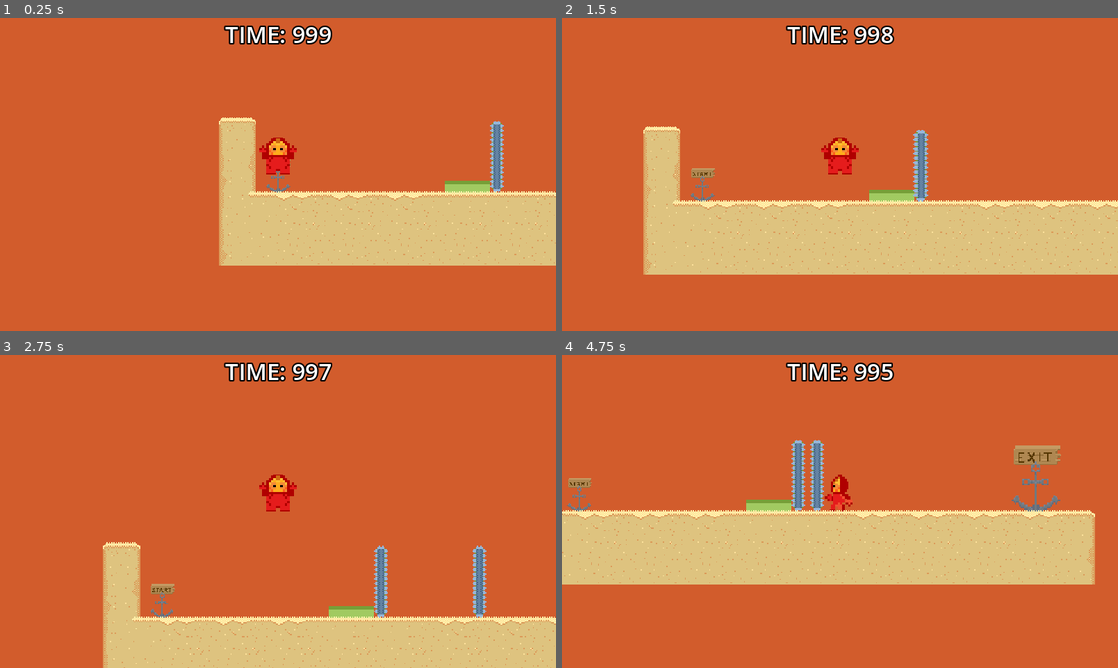
Above: before the commit, frames 1-4 (two rows, left to right).
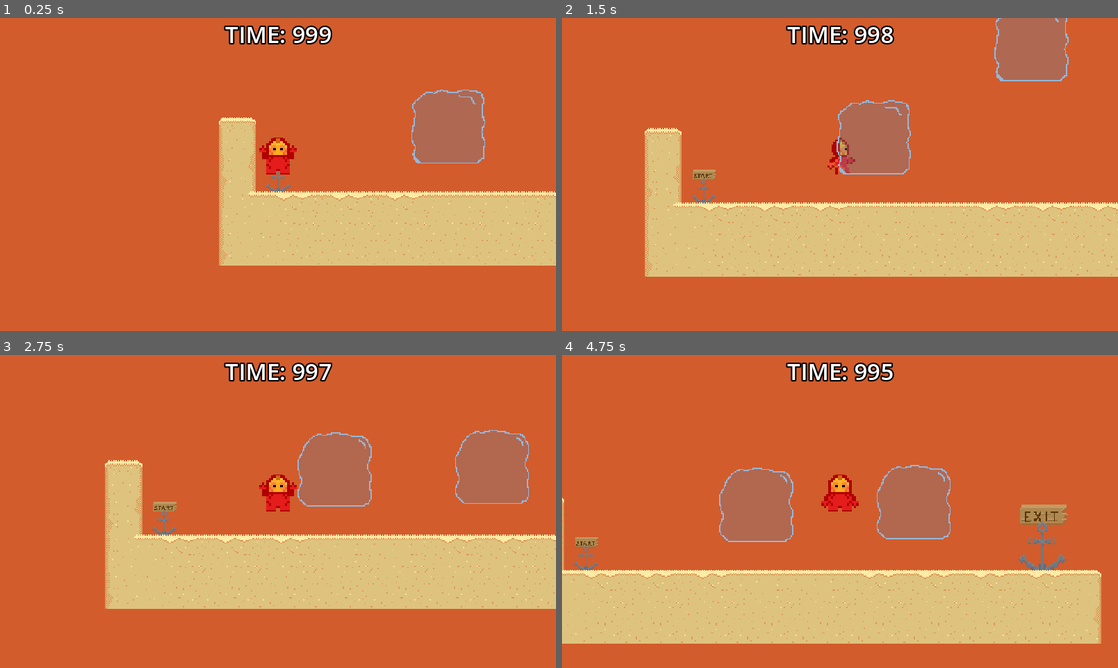
Above: after the commit, the same moments.

Repository: Splashy-Inc/splash-pack-1
Game: Godot game, scene res://SCENE/playground.tscn
Same seed, same stepped clock (60 frames per second), same inputs: the game is played once before the commit and once after it. This scene is started directly instead of the project's main scene.
Inputs:
- Up to frame 1 (0.25 s): no input
- Up to frame 2 (1.5 s): hold D (move_right) from 0.53 s (still down); tap W (jump) at 0.6, 0.77, 1.07, 1.35 s
- Up to frame 3 (2.75 s): tap W (jump) at 1.52, 1.82, 2.1 s; release D (move_right) at 2.03 s; hold A (move_left) from 2.03 s (still down)
- Up to frame 4 (4.75 s): release A (move_left) at 2.78 s; hold D (move_right) 2.78-4.28 s; tap W (jump) at 2.85, 3.02, 3.32, 3.6, 3.77, 4.07, 4.35, 4.52 s; hold A (move_left) from 4.28 s (still down)

The runs differ from the first frame. In frame 1, 3.6% of the frame differs, in the area x 74-91%, y 22-56%; in frame 2, 9.9%; in frame 3, 39%; in frame 4, 44%, in the area x 0-97%, y 27-93%.

Commit message:
Bubble collision working

Diff:
--- a/ASTRONAUT GAME/SCENE/bubble.tscn
+++ b/ASTRONAUT GAME/SCENE/bubble.tscn
@@ -20,8 +20,7 @@
 [sub_resource type="RectangleShape2D" id="RectangleShape2D_rgr1v"]
 size = Vector2(49, 1)
 
-[node name="Bubble" type="RigidBody2D"]
-gravity_scale = 0.0
+[node name="Bubble" type="StaticBody2D"]
 
 [node name="AnimatedSprite2D" type="AnimatedSprite2D" parent="."]
 sprite_frames = SubResource("SpriteFrames_ysj8y")
@@ -29,6 +28,7 @@
 frame_progress = 0.692984
 
 [node name="CollisionShape2D" type="CollisionShape2D" parent="."]
-position = Vector2(0.5, 31.5)
+position = Vector2(0.5, 31)
 shape = SubResource("RectangleShape2D_rgr1v")
 one_way_collision = true
+one_way_collision_margin = 10.0
--- a/ASTRONAUT GAME/SCENE/playground.tscn
+++ b/ASTRONAUT GAME/SCENE/playground.tscn
@@ -8,10 +8,26 @@
 [ext_resource type="PackedScene" uid="uid://de5ui441h8jdk" path="res://SCENE/player.tscn" id="6_xstnj"]
 [ext_resource type="PackedScene" uid="uid://cksr5brjbu80q" path="res://SCENE/death_zone.tscn" id="7_b3ep0"]
 [ext_resource type="PackedScene" uid="uid://b7s2kk15xecal" path="res://SCENE/tile_map_O1.tscn" id="8_kbi16"]
-[ext_resource type="PackedScene" uid="uid://d0fhxtivg7sha" path="res://spike_wall.tscn" id="8_mggld"]
-[ext_resource type="PackedScene" uid="uid://cp3kjiywwu83x" path="res://SCENE/jump_pad.tscn" id="9_ill3w"]
+[ext_resource type="PackedScene" uid="uid://ckra64lrageiy" path="res://SCENE/bubble.tscn" id="8_rxba8"]
 
-[sub_resource type="Animation" id="Animation_i6g7l"]
+[sub_resource type="Animation" id="Animation_tkohn"]
+resource_name = "new_animation"
+length = 2.0
+loop_mode = 1
+tracks/0/type = "value"
+tracks/0/imported = false
+tracks/0/enabled = true
+tracks/0/path = NodePath(".:position")
+tracks/0/interp = 1
+tracks/0/loop_wrap = false
+tracks/0/keys = {
+"times": PackedFloat32Array(0, 0.5, 2),
+"transitions": PackedFloat32Array(1, 1, 1),
+"update": 0,
+"values": [Vector2(318, 176), Vector2(318, 176), Vector2(318, 19)]
+}
+
+[sub_resource type="Animation" id="Animation_oqlvj"]
 length = 0.001
 tracks/0/type = "value"
 tracks/0/imported = false
@@ -23,30 +39,13 @@
 "times": PackedFloat32Array(0),
 "transitions": PackedFloat32Array(1),
 "update": 0,
-"values": [Vector2(259, 179)]
+"values": [Vector2(327, 176)]
 }
 
-[sub_resource type="Animation" id="Animation_mutb7"]
-resource_name = "new_animation"
-length = 3.0
-loop_mode = 1
-tracks/0/type = "value"
-tracks/0/imported = false
-tracks/0/enabled = true
-tracks/0/path = NodePath(".:position")
-tracks/0/interp = 1
-tracks/0/loop_wrap = true
-tracks/0/keys = {
-"times": PackedFloat32Array(0, 1.5),
-"transitions": PackedFloat32Array(1, 1),
-"update": 0,
-"values": [Vector2(326, 179), Vector2(223, 179)]
-}
-
-[sub_resource type="AnimationLibrary" id="AnimationLibrary_3vmdh"]
+[sub_resource type="AnimationLibrary" id="AnimationLibrary_6nusb"]
 _data = {
-"RESET": SubResource("Animation_i6g7l"),
-"new_animation": SubResource("Animation_mutb7")
+"RESET": SubResource("Animation_oqlvj"),
+"new_animation": SubResource("Animation_tkohn")
 }
 
 [node name="Playground" type="Node2D"]
@@ -71,22 +70,19 @@
 
 [node name="Traps" type="Node" parent="."]
 
-[node name="SpikeWall" parent="Traps" instance=ExtResource("8_mggld")]
-position = Vector2(259, 179)
+[node name="Objects" type="Node" parent="."]
 
-[node name="AnimationPlayer" type="AnimationPlayer" parent="Traps/SpikeWall"]
+[node name="Bubble" parent="Objects" instance=ExtResource("8_rxba8")]
+position = Vector2(182, 152)
+
+[node name="Bubble2" parent="Objects" instance=ExtResource("8_rxba8")]
+position = Vector2(327, 176)
+
+[node name="AnimationPlayer" type="AnimationPlayer" parent="Objects/Bubble2"]
 libraries = {
-"": SubResource("AnimationLibrary_3vmdh")
+"": SubResource("AnimationLibrary_6nusb")
 }
 autoplay = "new_animation"
 
-[node name="SpikeWall2" parent="Traps" instance=ExtResource("8_mggld")]
-position = Vector2(224, 179)
-
-[node name="Objects" type="Node" parent="."]
-
-[node name="jumpPad" parent="Objects" instance=ExtResource("9_ill3w")]
-position = Vector2(197, 209)
-
 [node name="TileMap" parent="." instance=ExtResource("8_kbi16")]
 layer_0/tile_data = PackedInt32Array(983040, 65543, 2, 1048576, 65543, 3, 983041, 131079, 2, 1048577, 131079, 3, 983042 …(2376 unchanged characters)…
Not shown: 1 places in ASTRONAUT GAME/SCENE/playground.tscn that only renumber resources
